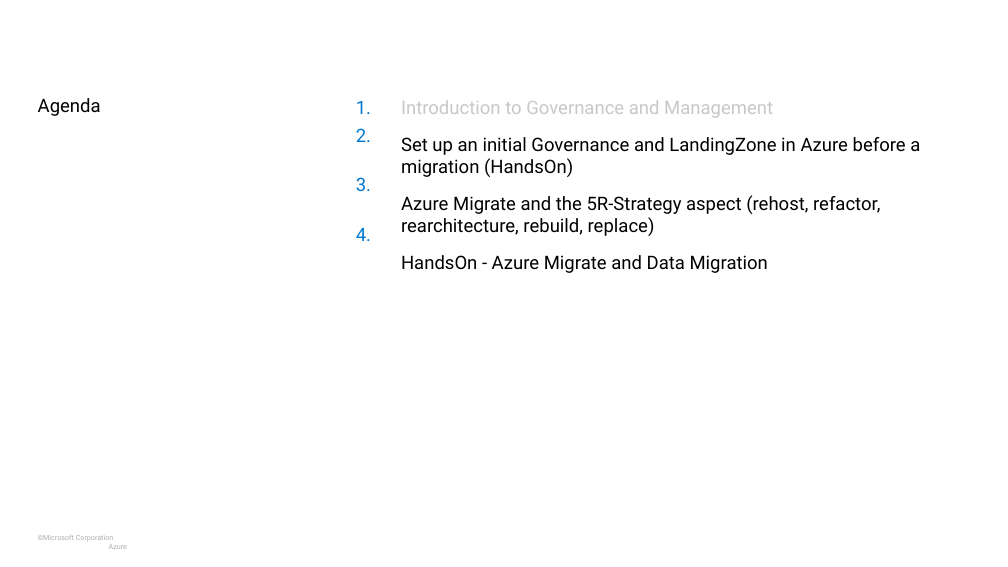
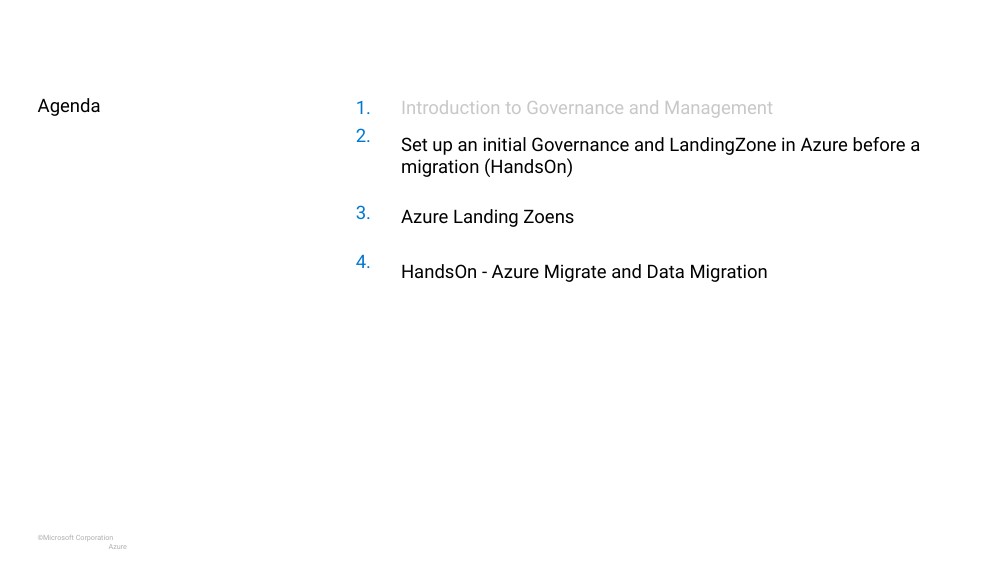
Before and after one commit to caf-expert/CAF-Hackathon-Migration, a slide deck: slide 23 of sources/WalkingDeck-CAF-Migrate.pptx. Drawn at 1008x567 pixels with LibreOffice and Linux fonts; fonts in the diff are those of the drawing; background and template pictures are left out. Boxes give left, top, right and bottom in pixels: in the first picture for what was removed or moved away, otherwise in the second. Text is boxed around its words. In the diff, an @@ line names an element or a change of style, - is before the commit and + after.

```diff
--- a/sources/WalkingDeck-CAF-Migrate.pptx
+++ b/sources/WalkingDeck-CAF-Migrate.pptx
@@ text "1." rewrapped from <box>356,101,371,241</box> to <box>356,101,371,268</box> @@
@@ text at <box>401,100,920,282</box>: text changed @@
-Introduction to Governance and Management
-Set up an initial Governance and LandingZone in Azure before a migration (HandsOn)
-Azure Migrate and the 5R-Strategy aspect (rehost, refactor, rearchitecture, rebuild, replace)
-HandsOn - Azure Migrate and Data Migration
+Introduction to Governance and Management
+Set up an initial Governance and LandingZone in Azure before a migration (HandsOn)
+Azure Landing Zoens
+HandsOn - Azure Migrate and Data Migration
```
Also in this commit, not shown: 3 other slides changed, 2 slides added, 1 slide removed.
